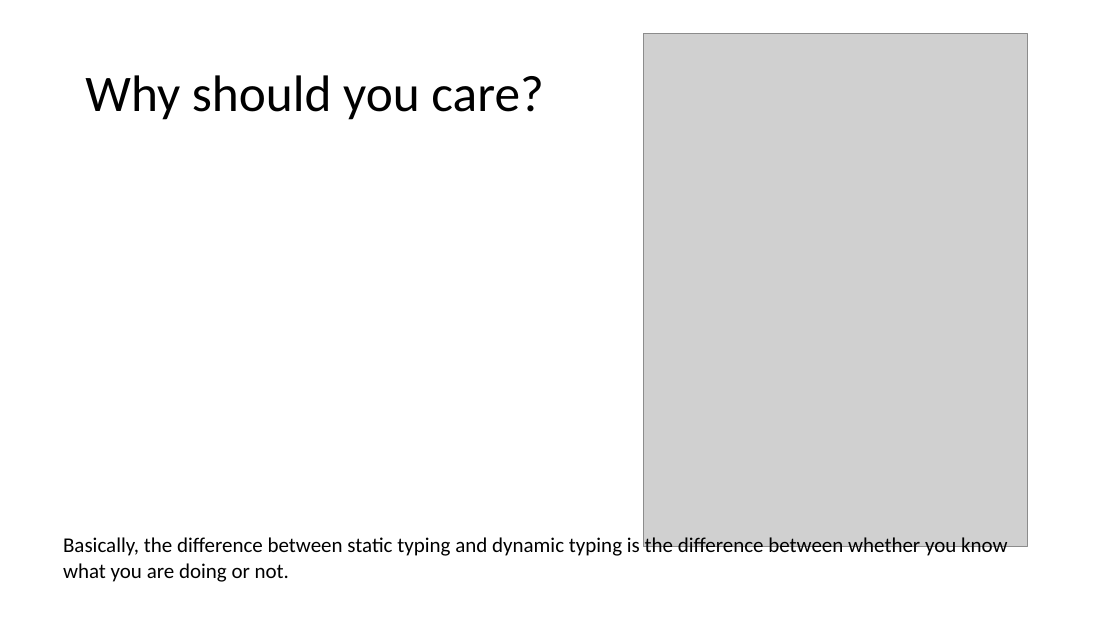
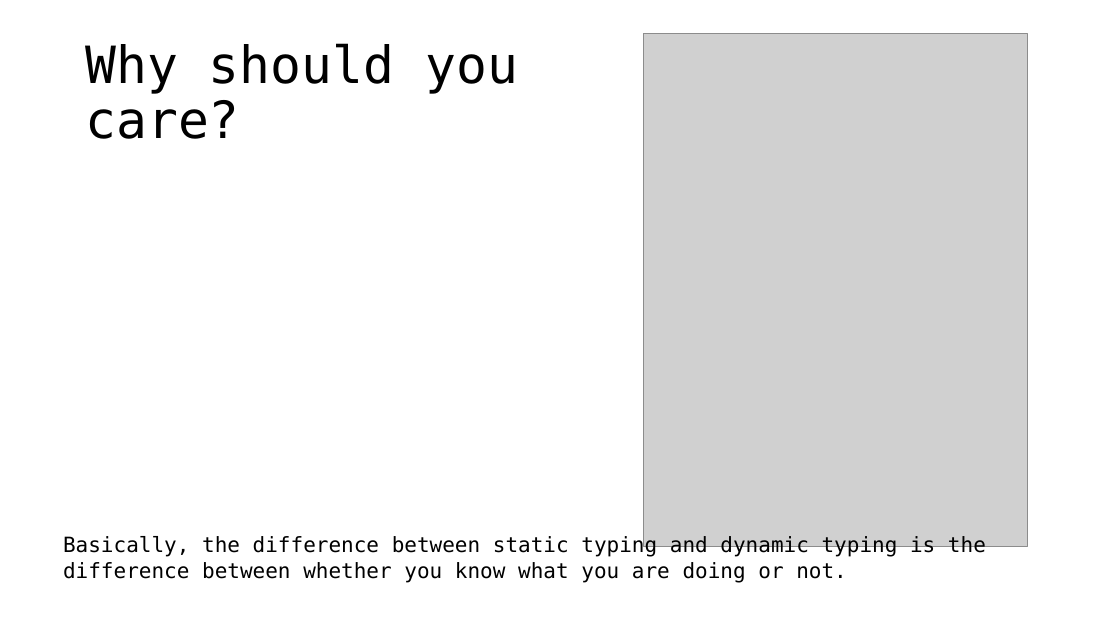
Before and after one commit to seanwestfall/algorithm_w_presentation, a slide deck: slide 8 of Presentation1.pptx. Drawn at 1120x630 pixels with LibreOffice and Linux fonts; fonts in the diff are those of the drawing; grey boxes stand for pictures. Boxes give left, top, right and bottom in pixels: in the first picture for what was removed or moved away, otherwise in the second. Text is boxed around its words. In the diff, an @@ line names an element or a change of style, - is before the commit and + after.

```diff
--- a/Presentation1.pptx
+++ b/Presentation1.pptx
@@ title "Why should you care?" at (x1=85, y1=43, x2=518, y2=139): font Calibri to DejaVu Sans Mono @@
@@ text "Basically, the difference between static ..." at (x1=63, y1=535, x2=986, y2=583): font Calibri to DejaVu Sans Mono @@
```
Also in this commit, not shown: 5 other slides changed.
